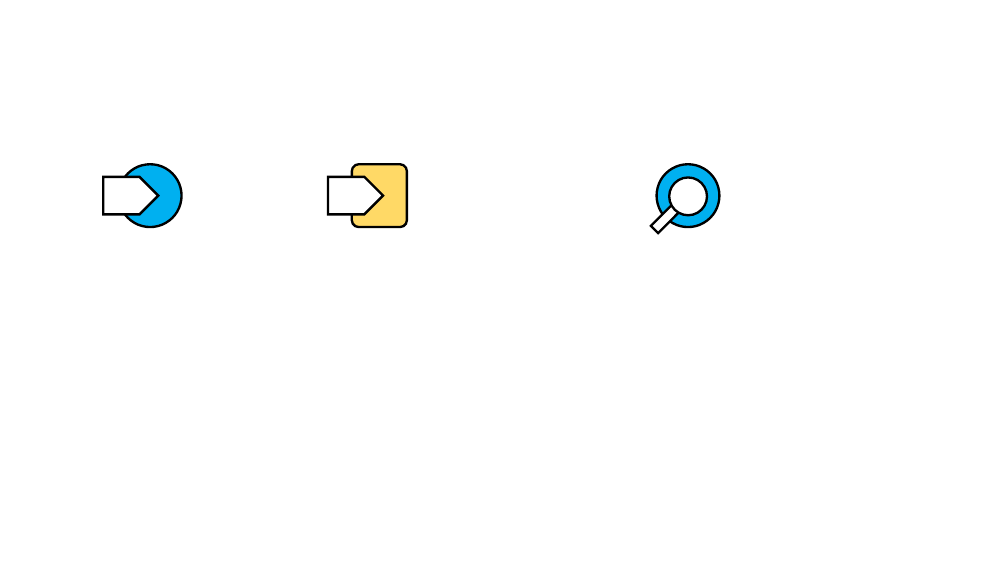
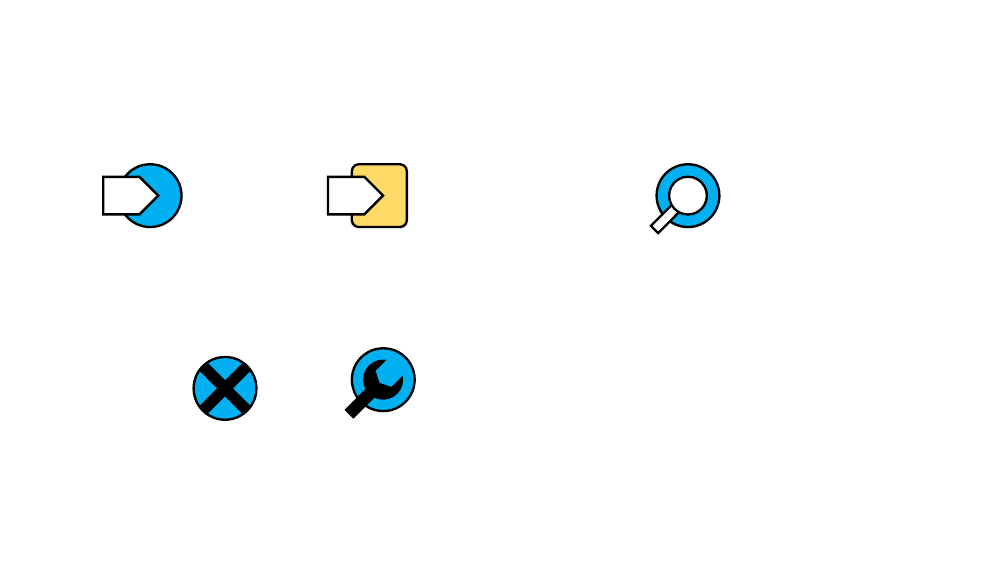
Before and after one commit to jpcarrascal/PPT2Web, a slide deck: slide 1 of icons.pptx. Drawn at 1008x567 pixels with LibreOffice and Linux fonts; fonts in the diff are those of the drawing. Boxes give left, top, right and bottom in pixels: in the first picture for what was removed or moved away, otherwise in the second. Text is boxed around its words. In the diff, an @@ line names an element or a change of style, - is before the commit and + after.

```diff
--- a/icons.pptx
+++ b/icons.pptx
@@ cross added at (184, 347, 266, 430), fill #000000 @@
@@ ellipse added at (194, 357, 256, 420), fill #00B0F0, outline #000000 2.25 pt @@
@@ ellipse added at (352, 349, 414, 411), fill #00B0F0, outline #000000 2.25 pt @@
@@ hexagon added at (372, 353, 410, 391), fill #00B0F0 @@
@@ rectangle added at (347, 389, 375, 417), fill #000000, outline #000000 2.25 pt @@
@@ ellipse added at (364, 361, 402, 399), fill #000000, outline #000000 2.25 pt @@
```
Also in this commit, not shown: 15 other files.
